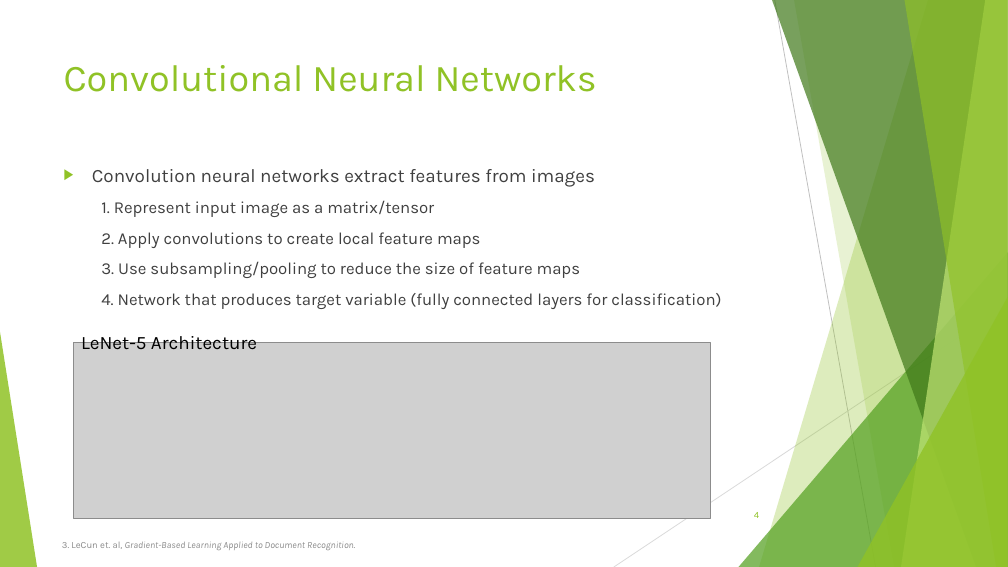
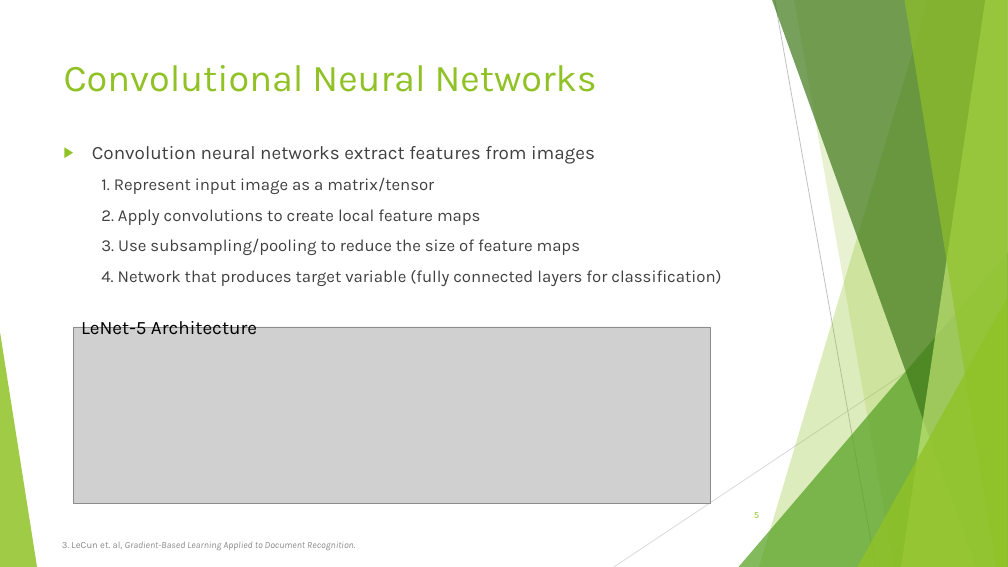
Before and after one commit to danieljbrooks/PyTorchTutorial, a slide deck: slide 5 of computer_vision.pptx (slide 4 before the commit). Drawn at 1008x567 pixels with LibreOffice and Linux fonts; fonts in the diff are those of the drawing; grey boxes stand for pictures. Boxes give left, top, right and bottom in pixels: in the first picture for what was removed or moved away, otherwise in the second. Text is boxed around its words. In the diff, an @@ line names an element or a change of style, - is before the commit and + after.

```diff
--- a/computer_vision.pptx
+++ b/computer_vision.pptx
@@ text "Convolution neural networks extract features ...": place and size @@
-text "Convolution neural networks extract features ..." at [92, 169, 721, 309]
+text "Convolution neural networks extract features ..." at [92, 146, 721, 286]
@@ picture: place and size @@
-picture at [73, 343, 710, 519]
+picture at [73, 327, 710, 504]
@@ text "LeNet-5 Architecture": place and size @@
-text "LeNet-5 Architecture" at [81, 332, 257, 349]
+text "LeNet-5 Architecture" at [81, 317, 257, 334]
@@ page number at [754, 512, 759, 518]: text changed @@
-4
+5
```
Also in this commit, not shown: 4 other slides changed, 1 slide added, 1 other file.
